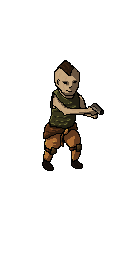
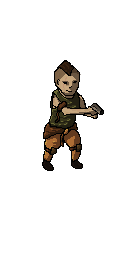
Layer changes from the first 124×256 image to the second:
added layer "O.l" (1st of 5, in "Arms L") in group "Arms L" over left=55, top=101, right=67, bottom=123
added layer "Shade" (1st of 8, in "Arms L") (darken, 40%) in group "Arms L" over left=56, top=103, right=67, bottom=123
added layer "O" (1st of 5, in "Arms L") in group "Arms L" over left=56, top=102, right=66, bottom=122
painted on "Colo" (1st of 3, in "Arms L") over left=57, top=108, right=95, bottom=115
added layer "Side H" (darker color, 40%) in group "H" over left=55, top=68, right=81, bottom=85
painted on "Colo" (2nd of 3, in "Body" › "H") over left=63, top=77, right=67, bottom=108
added layer "Colo" (3rd of 3, in "ArmR") (darker color, 40%) in group "ArmR" over left=79, top=96, right=97, bottom=118
